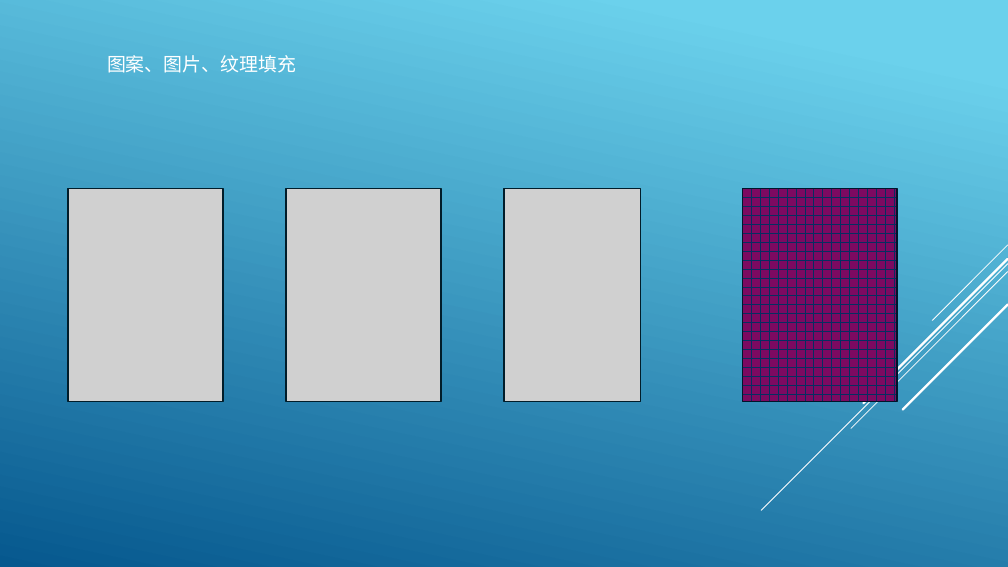
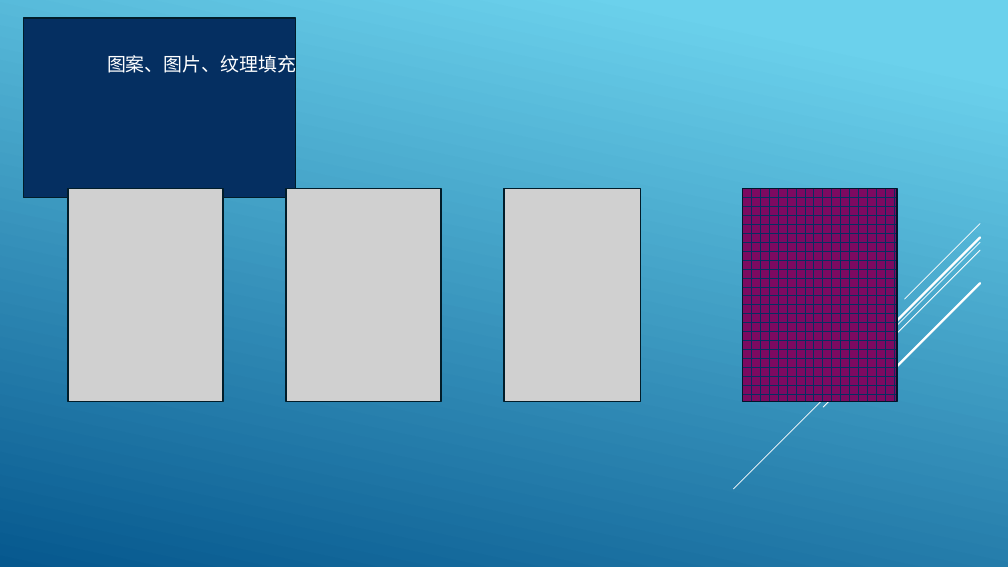
Before and after one commit to Howlcn1997/ooxml-parser, a slide deck: slide 7 of assets/ppt/simple.pptx. Drawn at 1008x567 pixels with LibreOffice and Linux fonts; fonts in the diff are those of the drawing; grey boxes stand for pictures. Boxes give left, top, right and bottom in pixels: in the first picture for what was removed or moved away, otherwise in the second. Text is boxed around its words. In the diff, an @@ line names an element or a change of style, - is before the commit and + after.

```diff
--- a/assets/ppt/simple.pptx
+++ b/assets/ppt/simple.pptx
@@ rectangle added at [23, 18, 296, 198], fill #052F61, outline #021E2B 1.25 pt @@
@@ line moved from (1008, 245) - (932, 321) to (980, 224) - (905, 299) @@
@@ line moved from (1008, 264) - (761, 510) to (980, 243) - (734, 489) @@
@@ 3 lines: place and size @@
-3 lines at [851, 259, 1008, 429]
+3 lines at [823, 237, 980, 407]
```
Also in this commit, not shown: 2 other slides changed, 3 other files.
